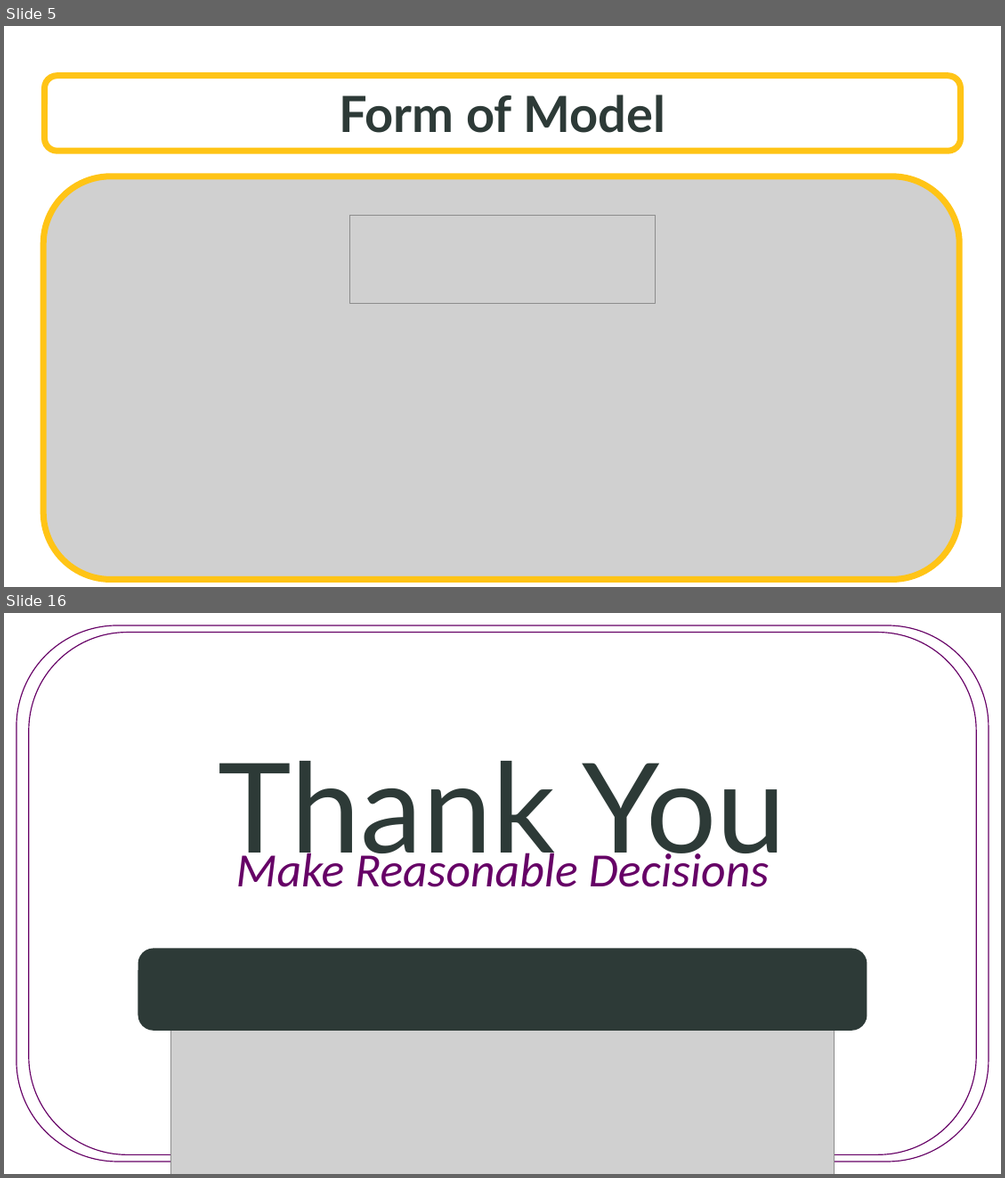
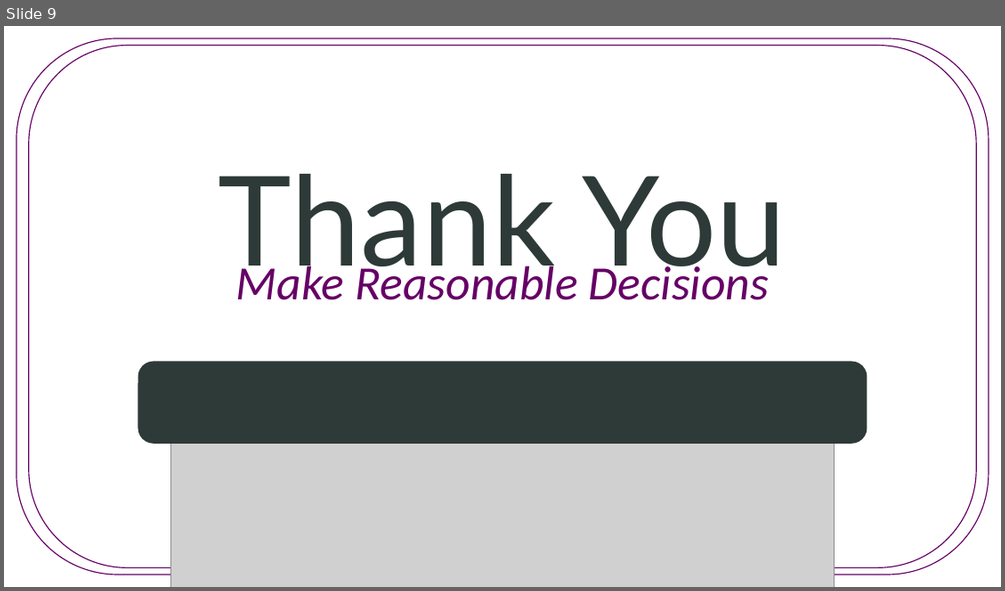
Before and after one commit to SuperMarioGiacomazzo/STOR455_WEBSITE, a slide deck: Lectures/5 - Assessing Conditions.pptx. Shown one above the other, each under a label of ours: slides 5 and 16 before the commit, slide 9 after it; the slides between them are not shown. The pictures are 1005x1178 and 1005x591 pixels, drawn with LibreOffice and Linux fonts; fonts in the diff are those of the drawing; grey boxes stand for pictures; background and template pictures are left out. Boxes give left, top, right and bottom in pixels: in the first picture for what was removed or moved away, otherwise in the second. Text is boxed around its words. In the diff, an @@ line names an element or a change of style, - is before the commit and + after.

```diff
--- a/Lectures/5 - Assessing Conditions.pptx
+++ b/Lectures/5 - Assessing Conditions.pptx
@@ slide 5 removed at <box>4,26,1001,587</box>, background picture (left out) @@
@@ rounded rectangle removed at <box>44,75,961,151</box> @@
-Form of Model
@@ picture removed at <box>44,176,960,580</box> @@
@@ picture removed at <box>350,216,655,305</box> @@
@@ what was slide 16 is now slide 9 @@
```
Also in this commit, not shown: 2 slides changed, 6 slides added, 12 other slides removed, 12 other files.
